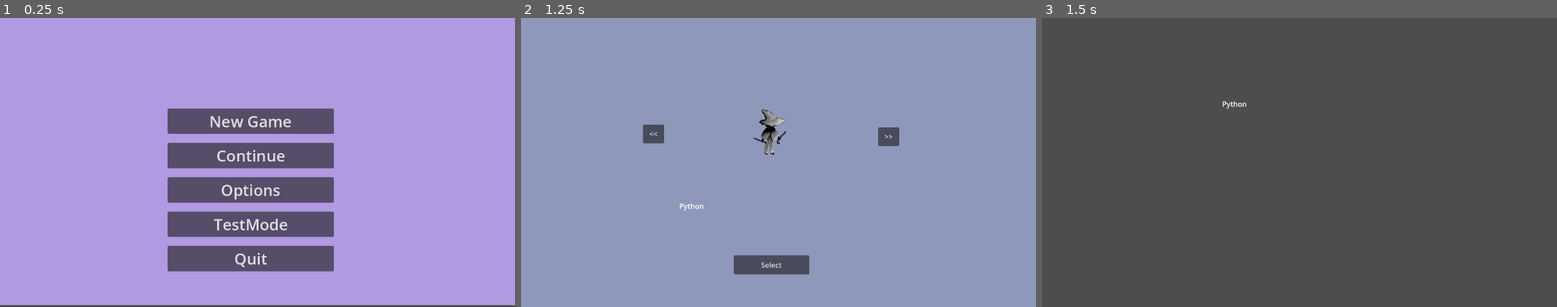
Above: before the commit, frames 1-3 (left to right).
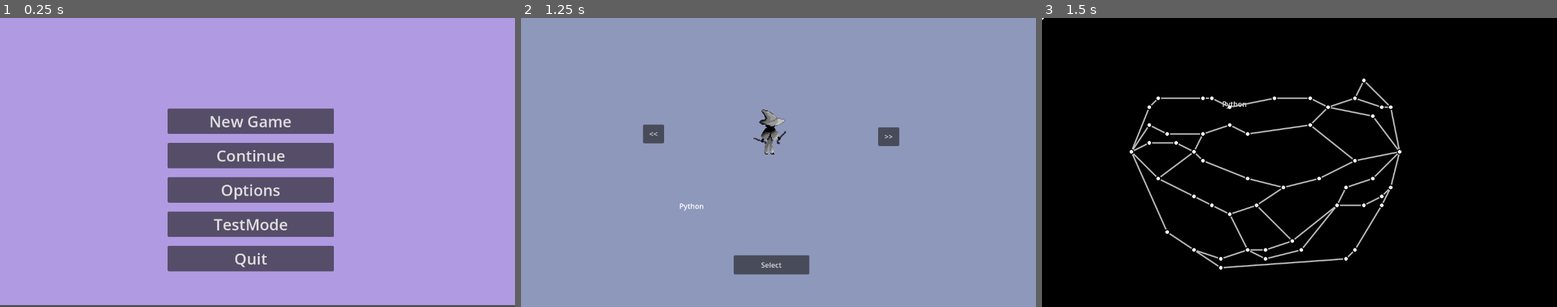
Above: after the commit, the same moments.

Repository: 4d4mszweda/WizardsOfCode
Game: Godot game, scene res://MainMenu/main_menu.tscn
Same seed, same stepped clock (60 frames per second), same inputs: the game is played once before the commit and once after it.
Inputs:
- Up to frame 1 (0.25 s): no input
- Up to frame 2 (1.25 s): click "New Game" at 0.5 s
- Up to frame 3 (1.5 s): click "Select" at 1.25 s

Frames 1-2 are identical in both runs. In frame 3, 99% of the frame differs, in the area x 0-100%, y 0-100%.

Commit message:
map generator/ point

Diff:
--- a/Game/GameMap.gd
+++ b/Game/GameMap.gd
@@ -1,4 +1,36 @@
 extends Node2D
 
-func _process(delta):
+const plane_len = 30
+const node_count = plane_len * plane_len / 12
+const path_count = 12
+
+const map_scale = 20.0
+
+var event_scene = preload("res://Game/Map/MapDisplay.tscn")
+var events = {}
+
+func _ready():
+	# test chr selection
 	get_node("Label").text = Game.Characters[Game.PlayerSelect]
+
+	var generator = preload("res://Game/Map/MapGenerator.gd")
+	var map_data = generator.generate(plane_len, node_count, path_count)
+
+	for k in map_data.nodes:
+		print(k)
+	for path in map_data.paths:
+		print(path)
+
+	for k in map_data.nodes.keys():
+		var point = map_data.nodes[k]
+		var event = event_scene.instantiate()
+		event.position = point * map_scale + Vector2(200, 0)
+		add_child(event)
+		events[k] = event
+
+	for path in map_data.paths:
+		for i in range(path.size() - 1):
+			var index1 = path[i]
+			var index2 = path[i + 1]
+
+			events[index1].add_child_event(events[index2])
--- a/Game/GameMap.tscn
+++ b/Game/GameMap.tscn
@@ -1,12 +1,26 @@
-[gd_scene load_steps=2 format=3 uid="uid://bg81b5gopmpaa"]
+[gd_scene load_steps=5 format=3 uid="uid://bg81b5gopmpaa"]
 
 [ext_resource type="Script" path="res://Game/GameMap.gd" id="1_8d2nn"]
+[ext_resource type="PackedScene" uid="uid://c860url5ia1ou" path="res://Game/Map/MapDisplay.tscn" id="2_03tej"]
+
+[sub_resource type="Theme" id="Theme_s2xc0"]
+
+[sub_resource type="StyleBoxFlat" id="StyleBoxFlat_cia8o"]
+bg_color = Color(0, 0, 0, 1)
 
 [node name="GameMap" type="Node2D"]
 script = ExtResource("1_8d2nn")
+
+[node name="Panel" type="Panel" parent="."]
+offset_right = 1152.0
+offset_bottom = 664.0
+theme = SubResource("Theme_s2xc0")
+theme_override_styles/panel = SubResource("StyleBoxFlat_cia8o")
 
 [node name="Label" type="Label" parent="."]
 offset_left = 403.0
 offset_top = 181.0
 offset_right = 617.0
 offset_bottom = 293.0
+
+[node name="MapDisplay" parent="." instance=ExtResource("2_03tej")]
--- /dev/null
+++ b/Game/Map/MapData.gd
@@ -0,0 +1,11 @@
+extends Node
+
+var paths = []
+var nodes = {}
+
+func set_paths(paths, points):
+	self.paths = paths
+
+	for path in paths:
+		for id in path:
+			nodes[id] = points[id]
--- /dev/null
+++ b/Game/Map/MapDisplay.gd
@@ -0,0 +1,23 @@
+extends Node2D
+
+#func _ready():
+	#queue_redraw()
+
+const margin = 7
+
+var children: Array = []
+
+func add_child_event(child):
+	if !children.has(child):
+		children.append(child)
+		queue_redraw()
+
+func _draw():
+	draw_circle(Vector2.ZERO, 4, Color.WHITE_SMOKE)
+
+	for child in children:
+		var line = child.position - position
+		var normal = line.normalized()
+		line -= margin * normal
+		var color = Color.GRAY
+		draw_line(normal * margin, line, color, 2, true)
--- /dev/null
+++ b/Game/Map/MapDisplay.tscn
@@ -0,0 +1,6 @@
+[gd_scene load_steps=2 format=3 uid="uid://c860url5ia1ou"]
+
+[ext_resource type="Script" path="res://Game/Map/MapDisplay.gd" id="1_v1pve"]
+
+[node name="MapDisplay" type="Node2D"]
+script = ExtResource("1_v1pve")
--- /dev/null
+++ b/Game/Map/MapGenerator.gd
@@ -0,0 +1,63 @@
+extends Node
+
+static func generate(plane_len, node_count, path_count):
+	# make sure that we are not going to generate the same map every time
+	randomize()
+
+	# step 1: generating points on a grid randomly
+	var points = []
+	points.append(Vector2(0, plane_len / 2))
+	points.append(Vector2(plane_len, plane_len / 2))
+
+	var center = Vector2(plane_len / 2, plane_len / 2)
+	for i in range(node_count):
+		while true:
+			var point = Vector2(randi() % plane_len, randi() % plane_len)
+
+			var dist_from_center = (point - center).length_squared()
+			# only accept points insode of a circle
+			var in_circle = dist_from_center <= plane_len * plane_len / 4
+			if not points.has(point) and in_circle:
+				points.append(point)
+				break
+
+	# step 2: connect all the points into a graph without intersecting edges
+	var pool = PackedVector2Array(points)
+	var triangles = Geometry2D.triangulate_delaunay(pool)
+
+	# step 3: finding paths from start to finish using A*
+	var astar = AStar2D.new()
+	for i in range(points.size()):
+		astar.add_point(i, points[i])
+
+	for i in range(triangles.size() / 3):
+		var p1 = triangles[i * 3]
+		var p2 = triangles[i * 3 + 1]
+		var p3 = triangles[i * 3 + 2]
+		if not astar.are_points_connected(p1, p2):
+			astar.connect_points(p1, p2)
+		if not astar.are_points_connected(p2, p3):
+			astar.connect_points(p2, p3)
+		if not astar.are_points_connected(p1, p3):
+			astar.connect_points(p1, p3)
+
+	var paths = []
+
+	for i in range(path_count):
+		var id_path = astar.get_id_path(0, 1)
+		if id_path.size() == 0:
+			break
+
+		paths.append(id_path)
+
+		# step 4: removing nodes / generating unique path every time
+		for j in range(randi() % 2 + 1):
+			# index between 1 and id_path.size() - 2 (inclusive)
+			var index = randi() % (id_path.size() - 2) + 1
+
+			var id = id_path[index]
+			astar.set_point_disabled(id)
+
+	var data = preload("res://Game/Map/MapData.gd").new()
+	data.set_paths(paths, points)
+	return data
